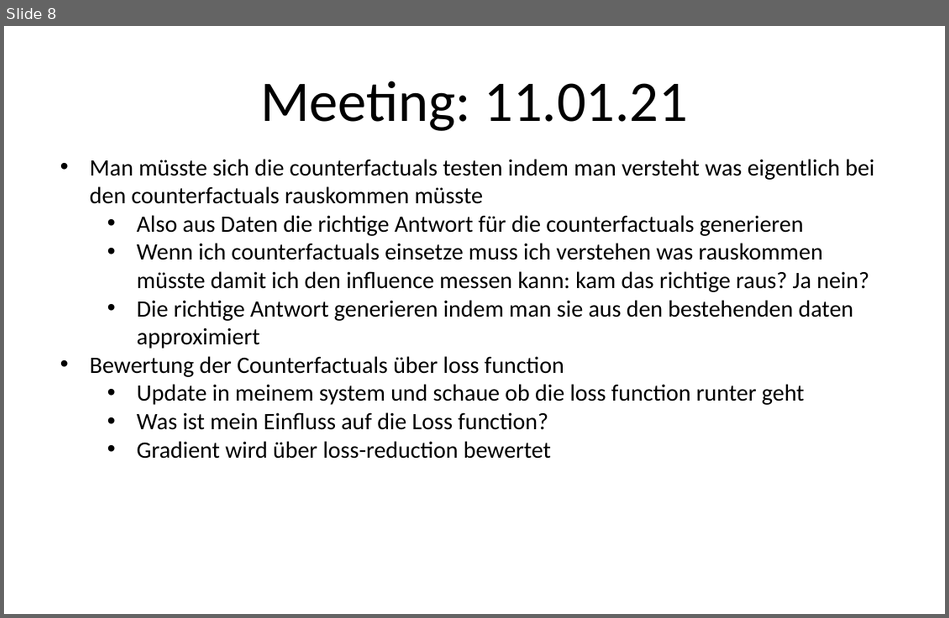
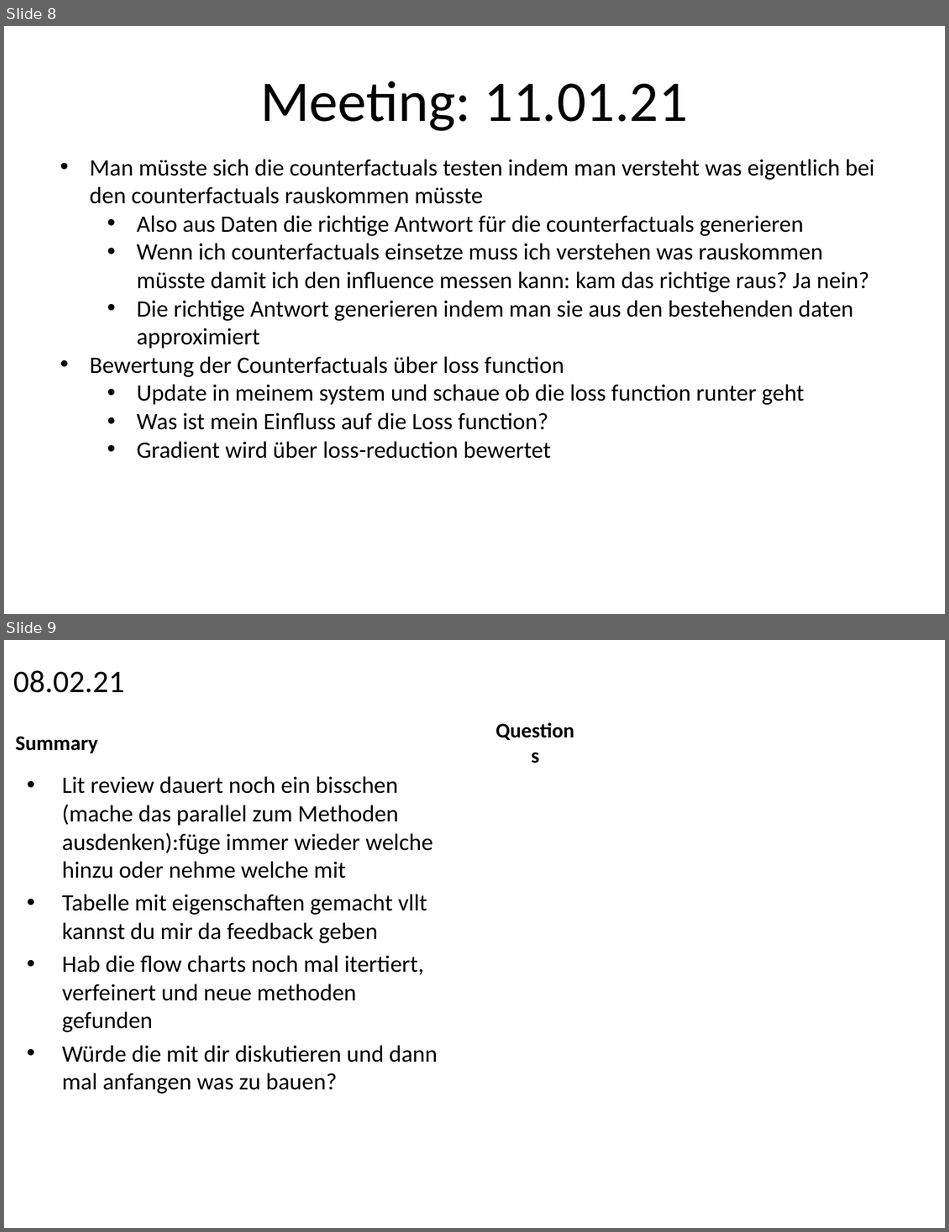
Before and after one commit to kathrinkhadra/Causal-Regularization-Master-Thesis, a slide deck: MeetingNotes.pptx. Shown one above the other, each under a label of ours: slide 8 before the commit, slides 8 and 9 after it. The pictures are 949x618 and 949x1232 pixels, drawn with LibreOffice and Linux fonts; fonts in the diff are those of the drawing. Boxes give left, top, right and bottom in pixels: in the first picture for what was removed or moved away, otherwise in the second. Text is boxed around its words. In the diff, an @@ line names an element or a change of style, - is before the commit and + after.

```diff
--- a/MeetingNotes.pptx
+++ b/MeetingNotes.pptx
@@ slide 9 added at [4, 640, 945, 1228], background #FFFFFF @@
@@ title added at [13, 670, 124, 693], 24 pt, text #000000 @@
+08.02.21
@@ text added at [16, 736, 98, 753], 16 pt, text #000000, bold @@
+Summary
@@ text added at [482, 732, 587, 753], 16 pt, text #000000, bold @@
+Questions
@@ text added at [62, 776, 437, 1094], 18 pt, text #000000 @@
+• Lit review dauert noch ein bisschen (mache das parallel zum Methoden ausdenken):füge immer wieder welche hinzu oder nehme welche mit
+• Tabelle mit eigenschaften gemacht vllt kannst du mir da feedback geben
+• Hab die flow charts noch mal itertiert, verfeinert und neue methoden gefunden
+• Würde die mit dir diskutieren und dann mal anfangen was zu bauen?
```
Also in this commit, not shown: 2 other slides added, 2 other files.
